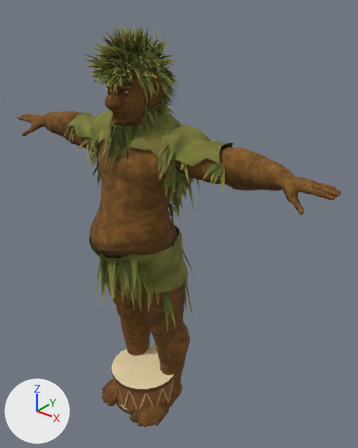
What one commit did to the glTF model src/three/models/trolls.glb.
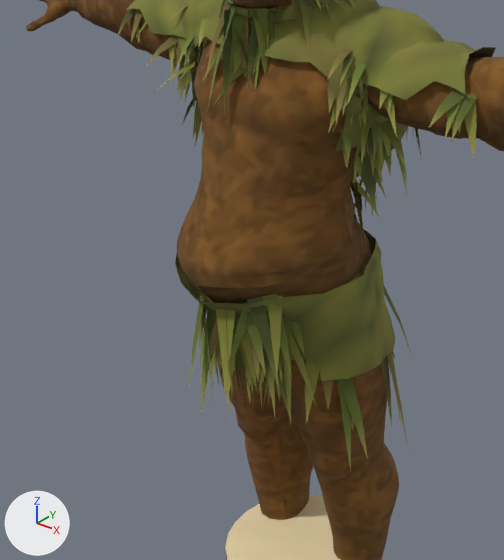
Each version appears first whole from a camera (50 mm lens) standing at (1.494, -1.56, 2.117) and looking at (0.133, 0.142, 1.062), and next in a close-up on the part from 3% to 66% of the width and 27% to 83% of the height. Lighting does not change. The marker at lower left points along +X, +Y and +Z. The older version's two pictures come first. Vertices at exactly the same position are counted once.

In view in the first close-up: 'SuperHero_Male', 'troll-beard', 'troll-drum', 'troll-moss' and 3 more.
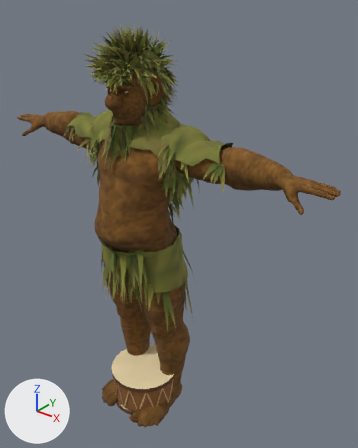
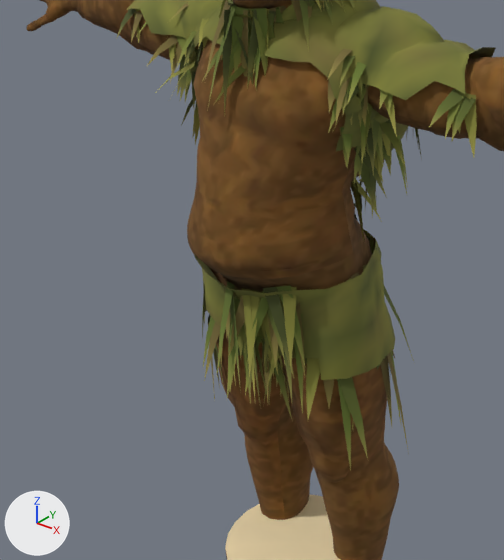
Where the change shows, as pixel boxes (x1, y1, x2, y2) in the close-ups (504 x 560 px; the box of a moved part takes in the faces that stretch with it):
'troll-moss', reshaped
    before: (116, 0, 496, 472)
    after: (116, 0, 496, 471)
part 1 of me_sphere_005_retopology_004, moved or reshaped
    before: (177, 114, 358, 304)
    after: (187, 115, 358, 292)
part 2 of me_troll_moss, moved or reshaped
    before: (229, 361, 234, 398)
    after: (254, 352, 257, 380)
part 3 of me_troll_moss, moved or reshaped
    before: (211, 350, 216, 380)
    after: (235, 330, 241, 363)
part 4 of me_troll_moss, moved or reshaped (not visible afterwards)
    before: (291, 333, 316, 405)
part 5 of me_troll_moss, moved or reshaped
    before: (282, 318, 291, 426)
    after: (294, 314, 303, 413)
part 6 of me_troll_moss, moved or reshaped (not visible afterwards)
    before: (291, 321, 305, 356)
part 7 of me_troll_moss, moved or reshaped (not visible afterwards)
    before: (278, 348, 283, 383)
part 8 of me_troll_moss, moved or reshaped (not visible before)
    after: (258, 326, 269, 361)
part 9 of me_troll_moss, moved or reshaped (not visible before)
    after: (263, 336, 268, 371)
part 10 of me_troll_moss, moved or reshaped
    before: (175, 253, 378, 418)
    after: (194, 254, 378, 419)

Diff of the bpy script that builds the scene:
```diff
--- a/src/three/models/trolls.glb.py
+++ b/src/three/models/trolls.glb.py
@@ me_sphere_005_retopology_004 @@
-me_sphere_005_retopology_004.from_pydata(...)  # 6285 vertices, 12566 faces; spans x -0.93..0.93, y -0.26..0.21, z -0.02..1.86
+me_sphere_005_retopology_004.from_pydata(...)  # 6285 vertices, 12566 faces; spans x -0.93..0.93, y -0.23..0.21, z -0.02..1.86
+# me_sphere_005_retopology_004 part 1: 201 of 6285 vertices moved; they spanned x -0.2..0.2, y -0.26..0.01, z 0.87..1.33 and now span x -0.19..0.19, y -0.23..0.01, z 0.87..1.33; mean shift (0.0, 0.02, 0.0); largest move (0.0, -0.23, 1.0) -> (0.0, -0.15, 1.0)
 me_sphere_005_retopology_004.materials.append(mat_mi_superhero_male)
@@ me_troll_moss @@
-me_troll_moss.from_pydata(...)  # 5490 vertices, 4562 faces; spans x -0.475..0.49, y -0.296..0.27, z 0.557..1.635
+me_troll_moss.from_pydata(...)  # 5490 vertices, 4562 faces; spans x -0.475..0.49, y -0.218..0.27, z 0.557..1.635
+# me_troll_moss part 2: the loose piece of 5 vertices spanning x -0.01..0.055, y -0.236..-0.202, z 0.78..0.962 is multiplied about its middle by the matrix ((0.993, -0.118, 0.019), (0.117, 0.992, 0.038), (-0.023, -0.036, 0.999)), then moved by (0.0, 0.07, 0.001)
+# me_troll_moss part 3: the loose piece of 5 vertices spanning x -0.036..0.002, y -0.214..-0.204, z 0.773..0.961 is moved by (0.0, 0.071, 0.001)
+# me_troll_moss part 4: the loose piece of 5 vertices spanning x 0.104..0.177, y -0.167..-0.111, z 0.741..0.985 is multiplied about its middle by the matrix ((0.99, 0.138, 0.027), (-0.137, 0.99, -0.038), (-0.032, 0.034, 0.999)), then moved by (-0.008, 0.048, 0.001)
+# me_troll_moss part 5: the loose piece of 5 vertices spanning x 0.121..0.159, y -0.176..-0.144, z 0.724..0.987 is multiplied about its middle by the matrix ((0.97, 0.243, -0.025), (-0.243, 0.97, -0.024), (0.019, 0.029, 0.999)), then moved by (-0.005, 0.046, 0.001)
+# me_troll_moss part 6: the loose piece of 5 vertices spanning x 0.126..0.152, y -0.156..-0.115, z 0.862..0.992 is multiplied about its middle by the matrix ((0.985, 0.164, 0.044), (-0.163, 0.986, -0.021), (-0.047, 0.013, 0.999)), then moved by (-0.006, 0.044, 0.001)
+# me_troll_moss part 7: the loose piece of 5 vertices spanning x 0.086..0.127, y -0.165..-0.134, z 0.812..0.945 is multiplied about its middle by the matrix ((0.982, 0.185, -0.043), (-0.187, 0.981, -0.041), (0.035, 0.048, 0.998)), then moved by (-0.003, 0.035, 0.002)
+# me_troll_moss part 8: the loose piece of 5 vertices spanning x -0.004..0.034, y -0.162..-0.111, z 0.754..0.909 is multiplied about its middle by the matrix ((0.946, 0.311, 0.094), (-0.314, 0.949, 0.025), (-0.082, -0.053, 0.995)), then moved by (-0.007, 0.042, 0.003)
+# me_troll_moss part 9: the loose piece of 5 vertices spanning x 0.009..0.051, y -0.148..-0.128, z 0.753..0.91 is multiplied about its middle by the matrix ((0.912, 0.408, 0.043), (-0.41, 0.908, 0.083), (-0.005, -0.093, 0.996)), then moved by (-0.003, 0.033, 0.001)
+# me_troll_moss part 10: 567 of 5490 vertices moved; they spanned x -0.251..0.233, y -0.296..0.064, z 0.569..1.041 and now span x -0.245..0.232, y -0.218..0.064, z 0.569..1.039; mean shift (0.0, 0.025, 0.0); largest move (-0.003, -0.242, 1.003) -> (0.0, -0.163, 1.002)
+# other edits to the shape of me_troll_moss do not show in these pictures
 me_troll_moss.materials.append(mat_painted)
```
